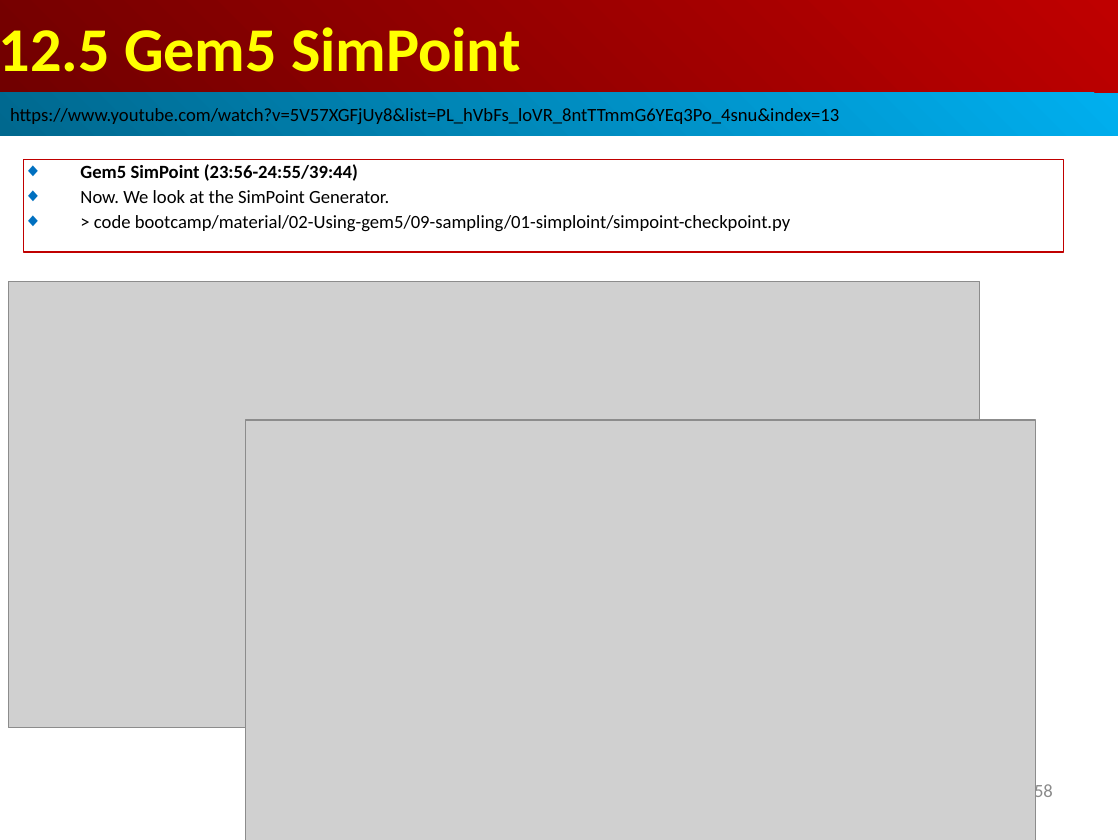
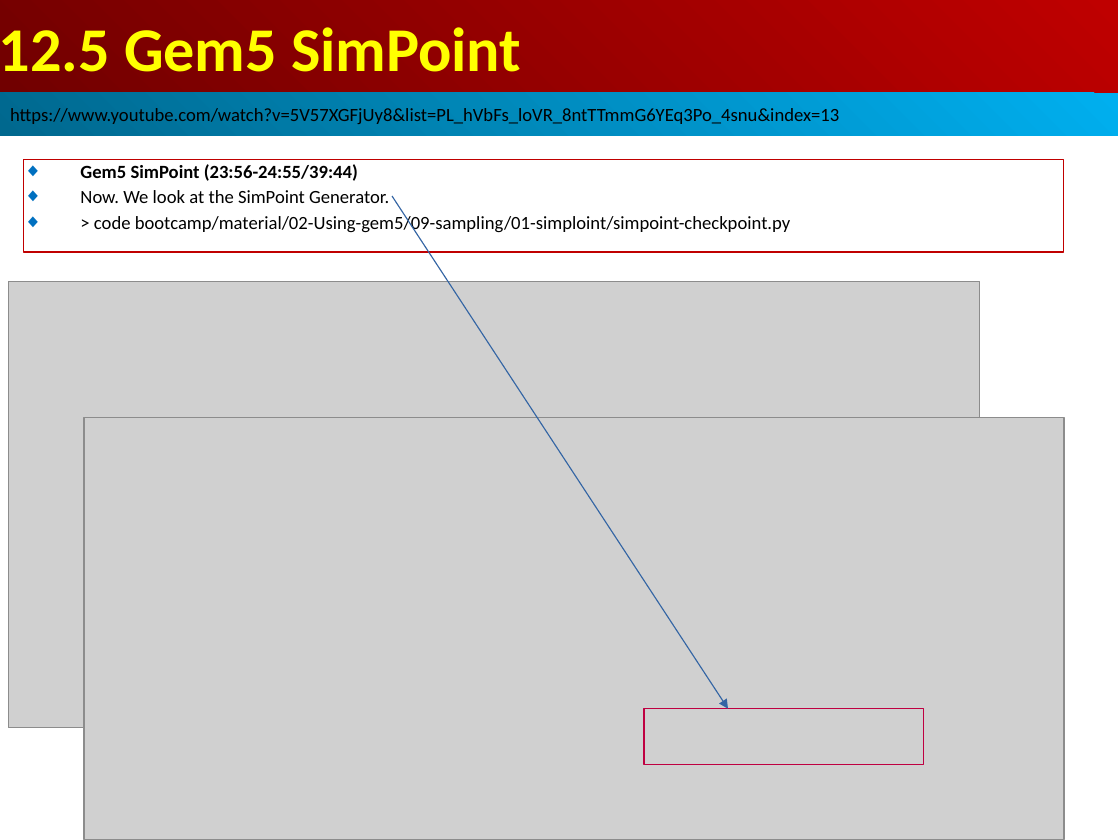
Before and after one commit to peterhchen/AIU_CS850_Gem5_McPAT, a slide deck: slide 58 of 050_Gem5/013.SampleSim/000_Video/013.SampleSim.ppt. Drawn at 1120x840 pixels with LibreOffice and Linux fonts; fonts in the diff are those of the drawing; grey boxes stand for pictures. Boxes give left, top, right and bottom in pixels: in the first picture for what was removed or moved away, otherwise in the second. Text is boxed around its words. In the diff, an @@ line names an element or a change of style, - is before the commit and + after.

```diff
--- a/050_Gem5/013.SampleSim/000_Video/013.SampleSim.ppt
+++ b/050_Gem5/013.SampleSim/000_Video/013.SampleSim.ppt
@@ arrow added from (392, 196) to (728, 709), #3465A4 0.74 pt @@
@@ picture: place and size @@
-picture at (245,420,1036,840)
+picture at (84,418,1064,840)
@@ rectangle added at (644,709,924,765), outline #BF0041 0.74 pt @@
@@ page number removed at (1034,782,1053,803) @@
-58
```
